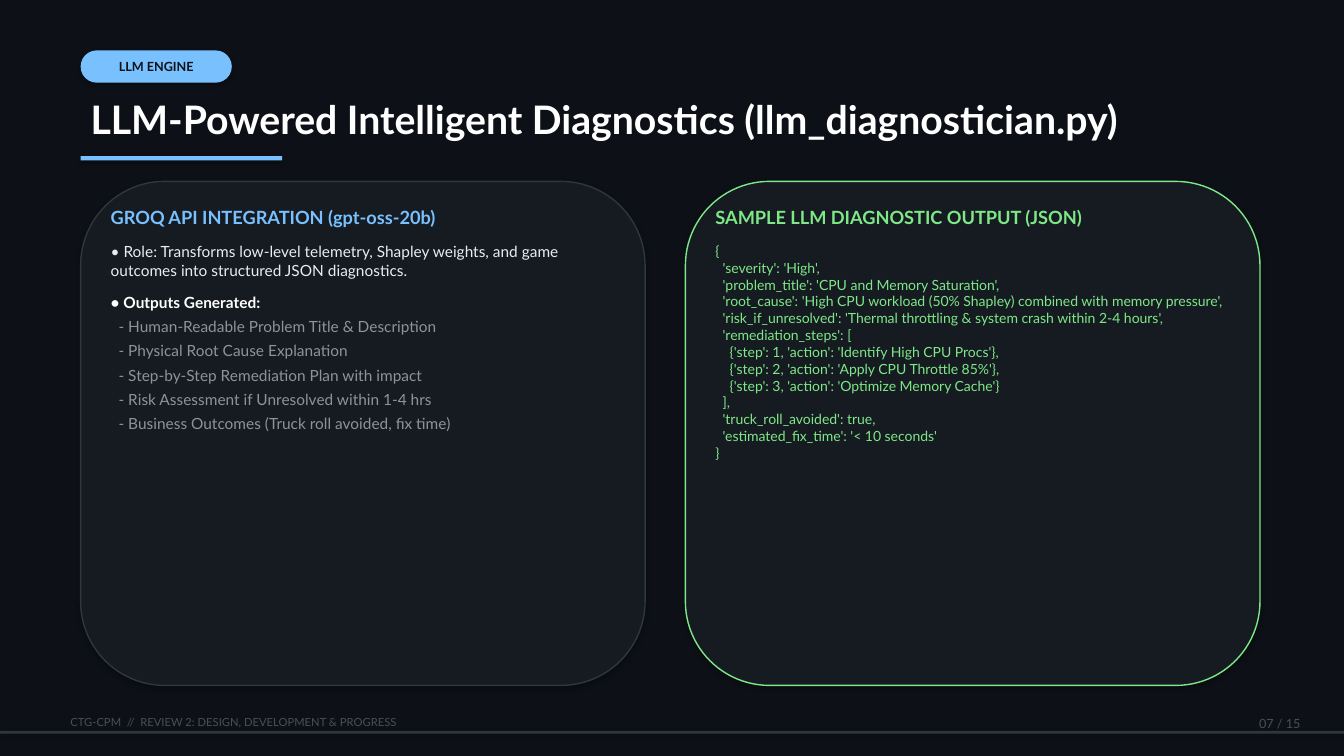
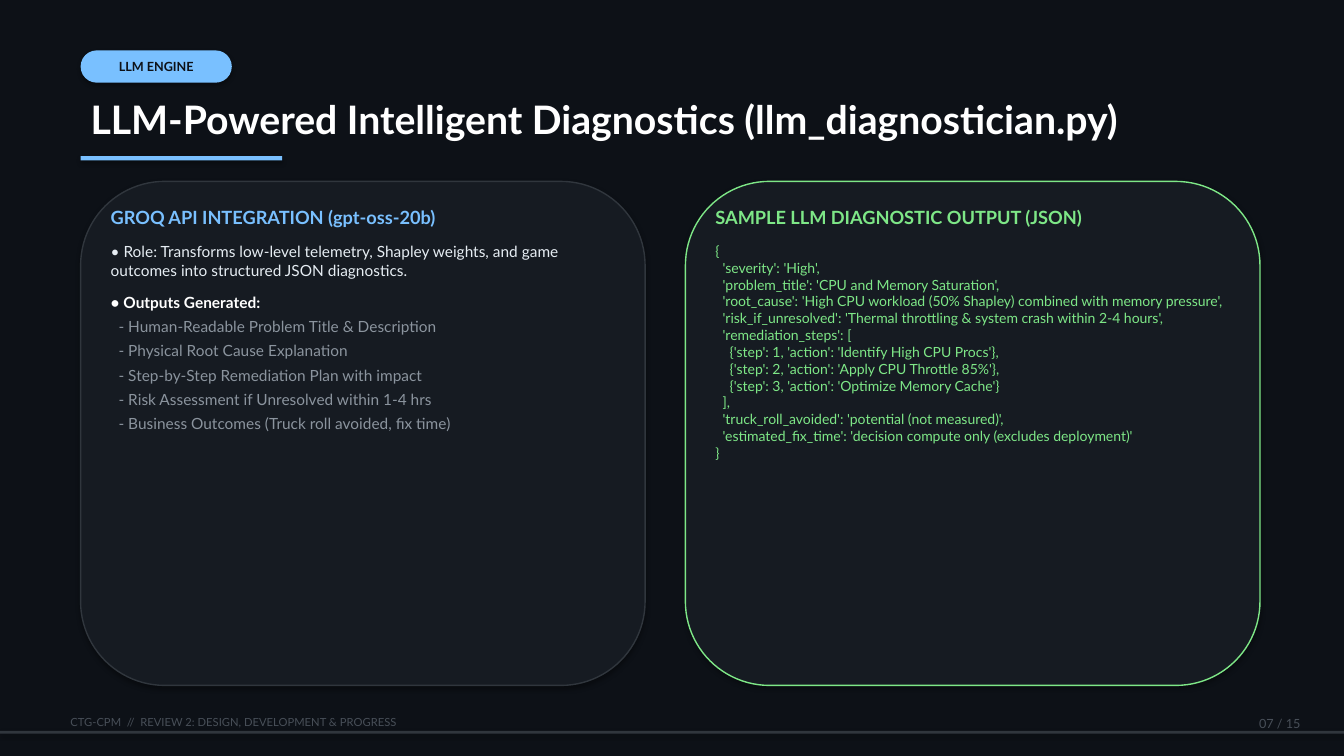
Before and after one commit to sagnikbasutaan2004-source/CTG-CPM-Self-Healing-Networks, a slide deck: slide 7 of CTG-CPM_Review2_Presentation.pptx. Drawn at 1344x756 pixels with LibreOffice and Linux fonts; fonts in the diff are those of the drawing. Boxes give left, top, right and bottom in pixels: in the first picture for what was removed or moved away, otherwise in the second. Text is boxed around its words. In the diff, an @@ line names an element or a change of style, - is before the commit and + after.

```diff
--- a/CTG-CPM_Review2_Presentation.pptx
+++ b/CTG-CPM_Review2_Presentation.pptx
@@ text at (723, 262, 1222, 444): text changed @@
-{
-'severity': 'High',
-'problem_title': 'CPU and Memory Saturation',
-'root_cause': 'High CPU workload (50% Shapley) combined with memory pressure',
-'risk_if_unresolved': 'Thermal throttling & system crash within 2-4 hours',
-'remediation_steps': [
-{'step': 1, 'action': 'Identify High CPU Procs'},
-{'step': 2, 'action': 'Apply CPU Throttle 85%'},
-{'step': 3, 'action': 'Optimize Memory Cache'}
-],
-'truck_roll_avoided': true,
-'estimated_fix_time': '< 10 seconds'
-}
+{
+'severity': 'High',
+'problem_title': 'CPU and Memory Saturation',
+'root_cause': 'High CPU workload (50% Shapley) combined with memory pressure',
+'risk_if_unresolved': 'Thermal throttling & system crash within 2-4 hours',
+'remediation_steps': [
+{'step': 1, 'action': 'Identify High CPU Procs'},
+{'step': 2, 'action': 'Apply CPU Throttle 85%'},
+{'step': 3, 'action': 'Optimize Memory Cache'}
+],
+'truck_roll_avoided': 'potential (not measured)',
+'estimated_fix_time': 'decision compute only (excludes deployment)'
+}
```
Also in this commit, not shown: 11 other slides changed, 27 other files.
